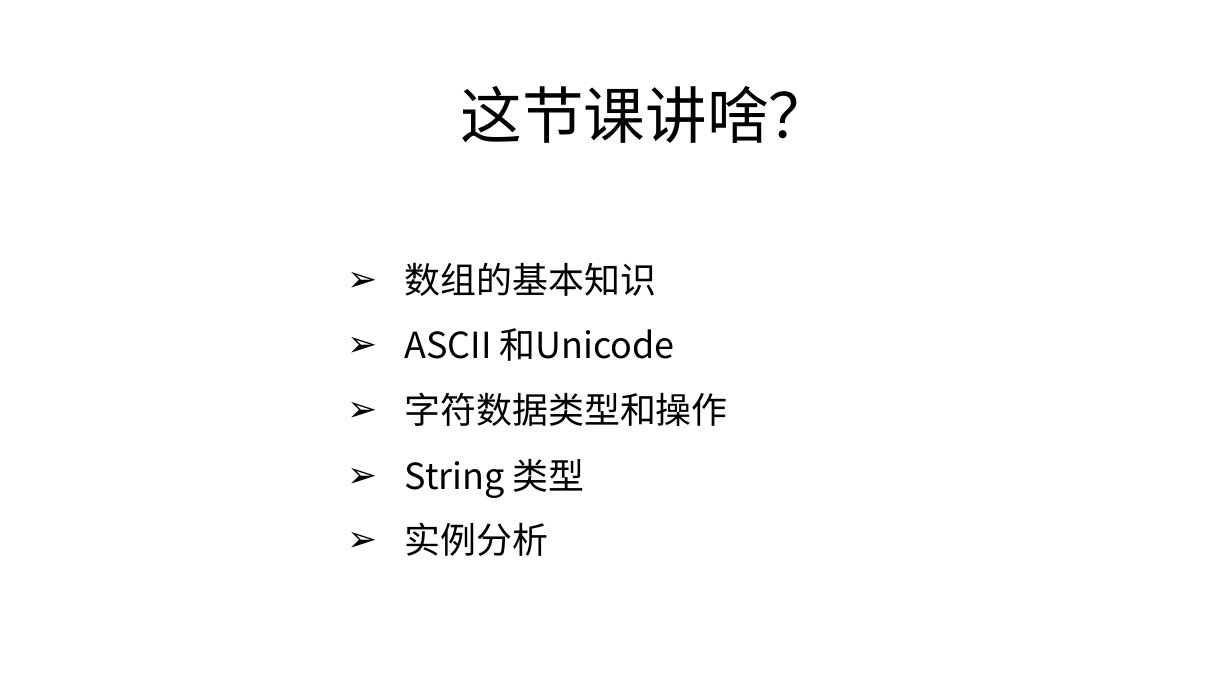
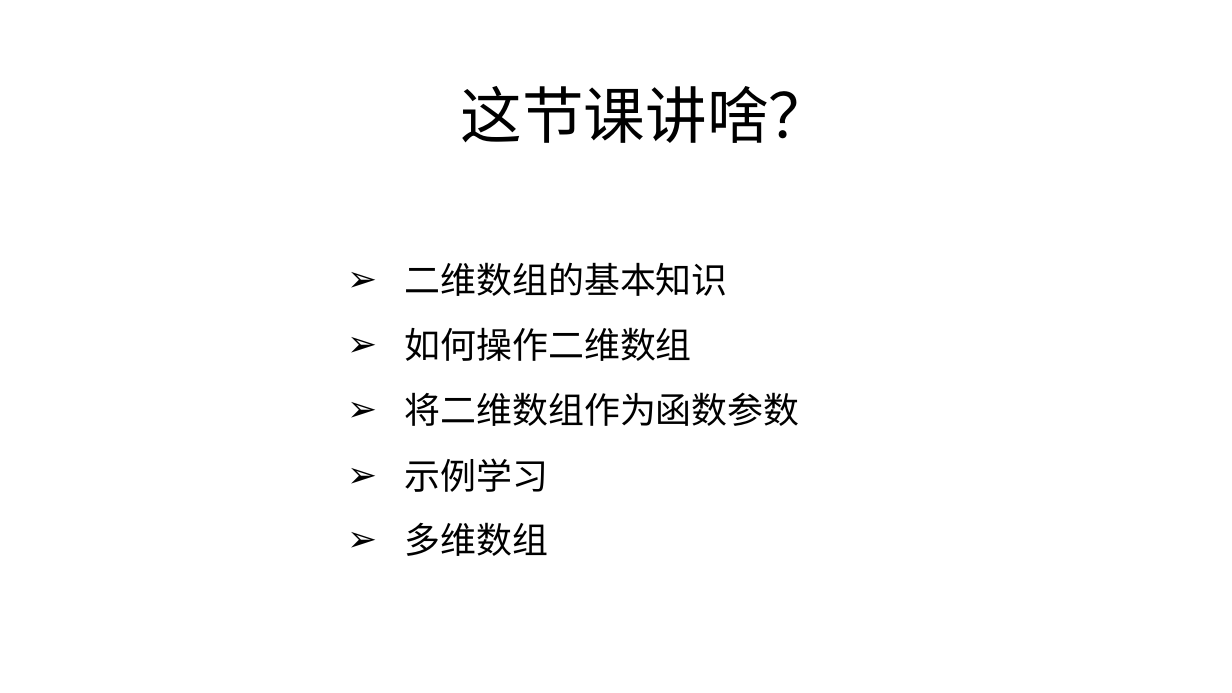
Before and after one commit to zjyesir/hmc_java_1, a slide deck: slide 2 of ppt/8. 二维数组.pptx. Drawn at 1232x693 pixels with LibreOffice and Linux fonts; fonts in the diff are those of the drawing; background and template pictures are left out. Boxes give left, top, right and bottom in pixels: in the first picture for what was removed or moved away, otherwise in the second. Text is boxed around its words. In the diff, an @@ line names an element or a change of style, - is before the commit and + after.

Commit message:
二维数组开头

```diff
--- a/ppt/8. 二维数组.pptx
+++ b/ppt/8. 二维数组.pptx
@@ text at <box>405,262,800,556</box>: text changed @@
-➢ 数组的基本知识
-➢ ASCII 和Unicode
-➢ 字符数据类型和操作
-➢ String 类型
-➢ 实例分析
+➢ 二维数组的基本知识
+➢ 如何操作二维数组
+➢ 将二维数组作为函数参数
+➢ 示例学习
+➢ 多维数组
```
Also in this commit, not shown: 2 other slides changed, 6 other files.
